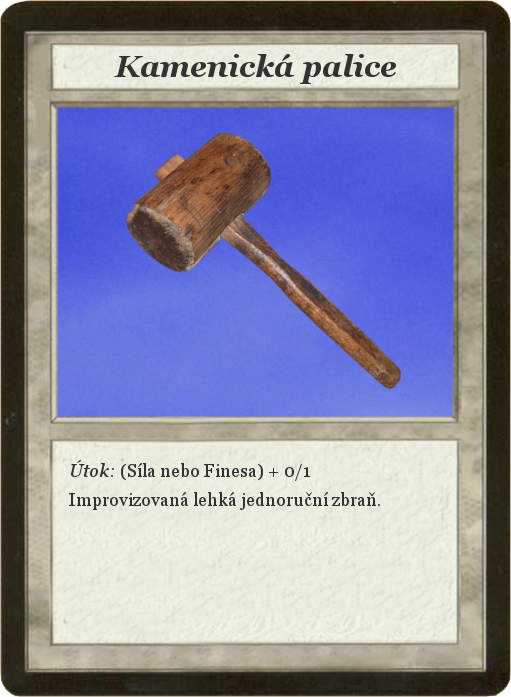
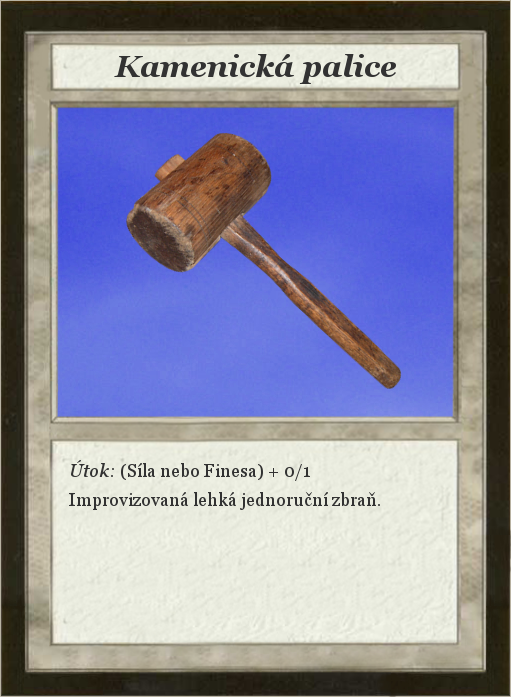
Revision of a layered 511x697 image; what changed, layer by layer:
painted on "Card" over (x1=0, y1=0, x2=511, y2=697)
